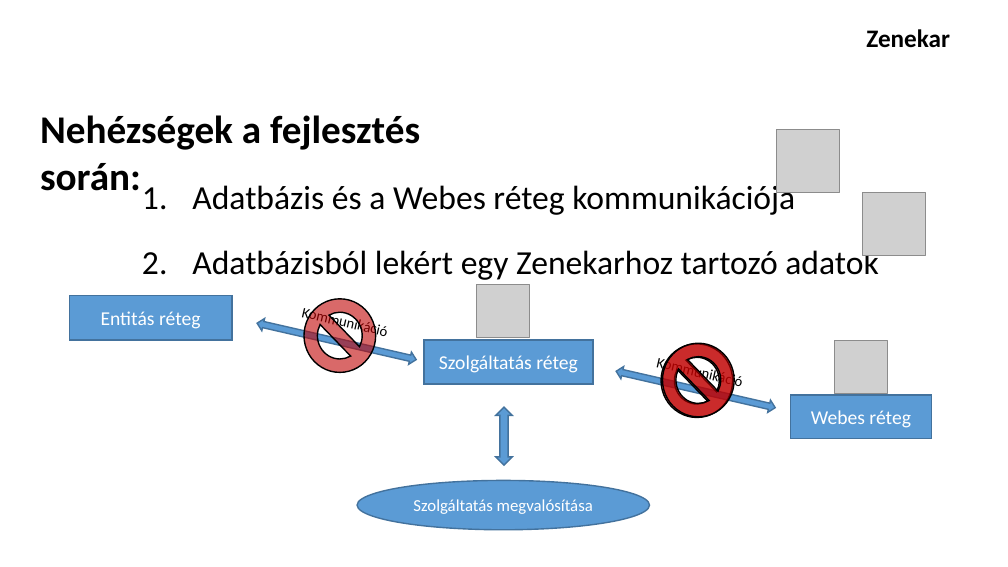
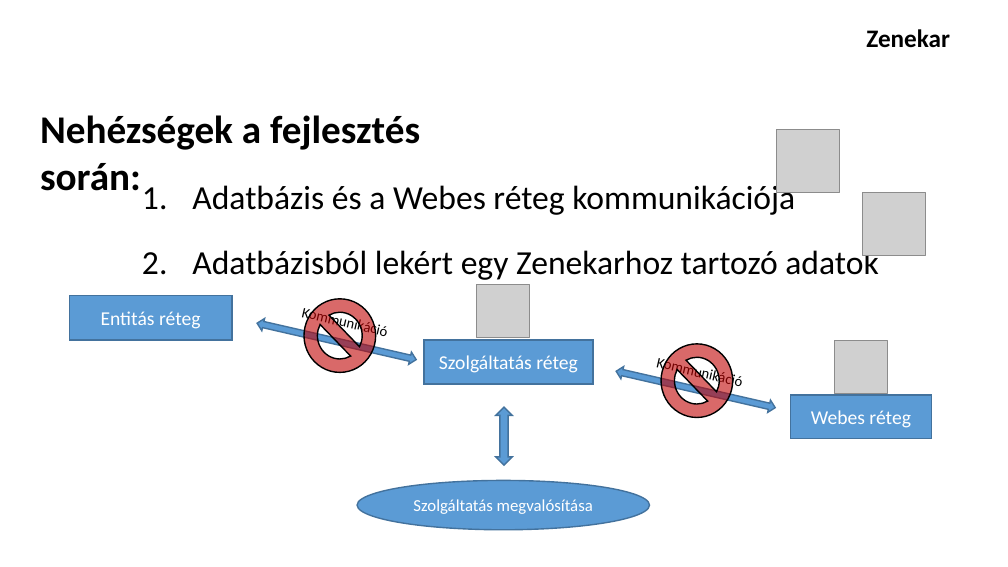
Before and after one commit to schonherz-java-ee-2016-summer/project, a slide deck: slide 6 of presentations/band/Barocsi_Norbert/prezi_JAVA_EE_barocsi_norbert.pptx. Drawn at 1008x567 pixels with LibreOffice and Linux fonts; fonts in the diff are those of the drawing; grey boxes stand for pictures; background and template pictures are left out. Boxes give left, top, right and bottom in pixels: in the first picture for what was removed or moved away, otherwise in the second. Text is boxed around its words. In the diff, an @@ line names an element or a change of style, - is before the commit and + after.

```diff
--- a/presentations/band/Barocsi_Norbert/prezi_JAVA_EE_barocsi_norbert.pptx
+++ b/presentations/band/Barocsi_Norbert/prezi_JAVA_EE_barocsi_norbert.pptx
@@ no-entry sign removed at (662,344,734,417) @@
```
Also in this commit, not shown: 3 other slides changed.
